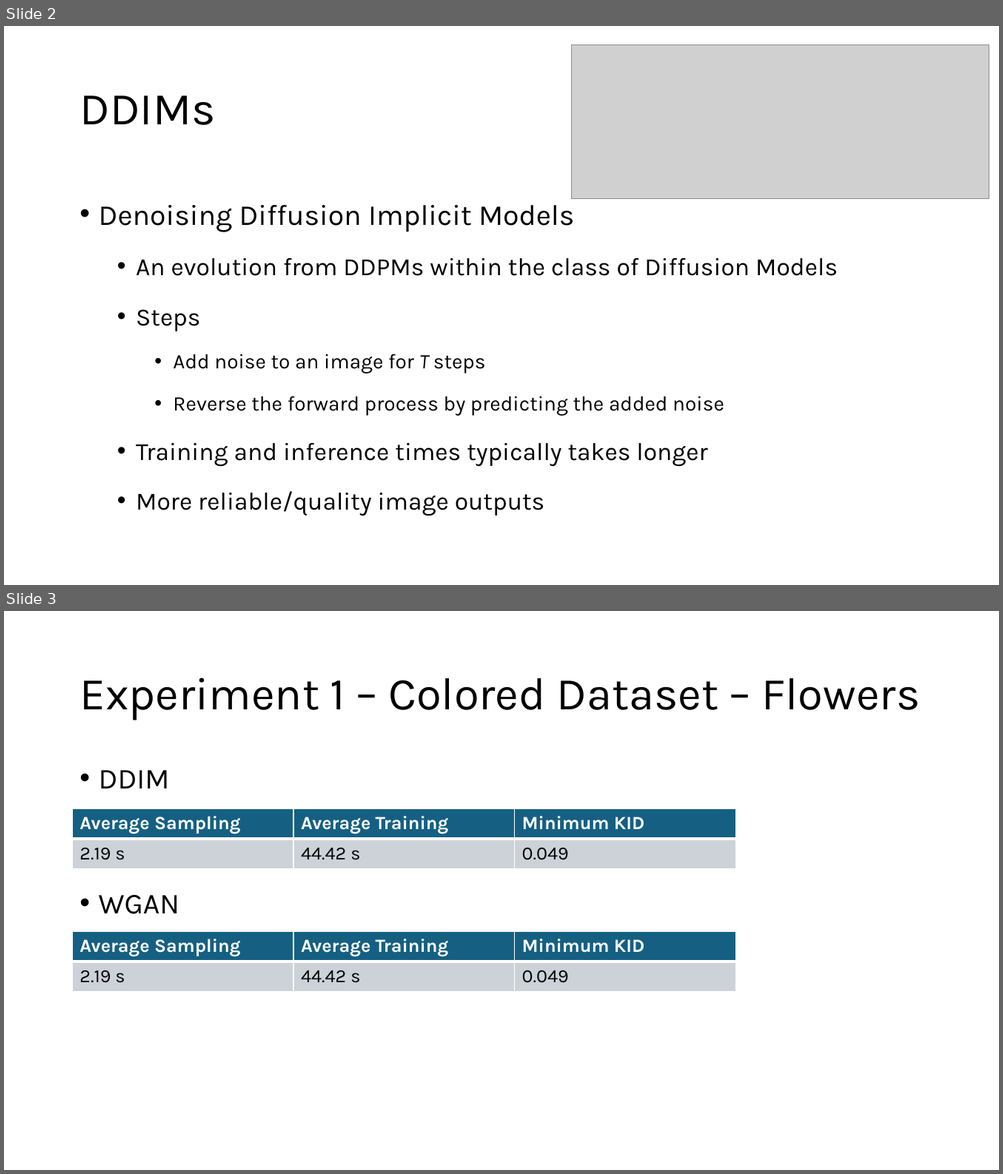
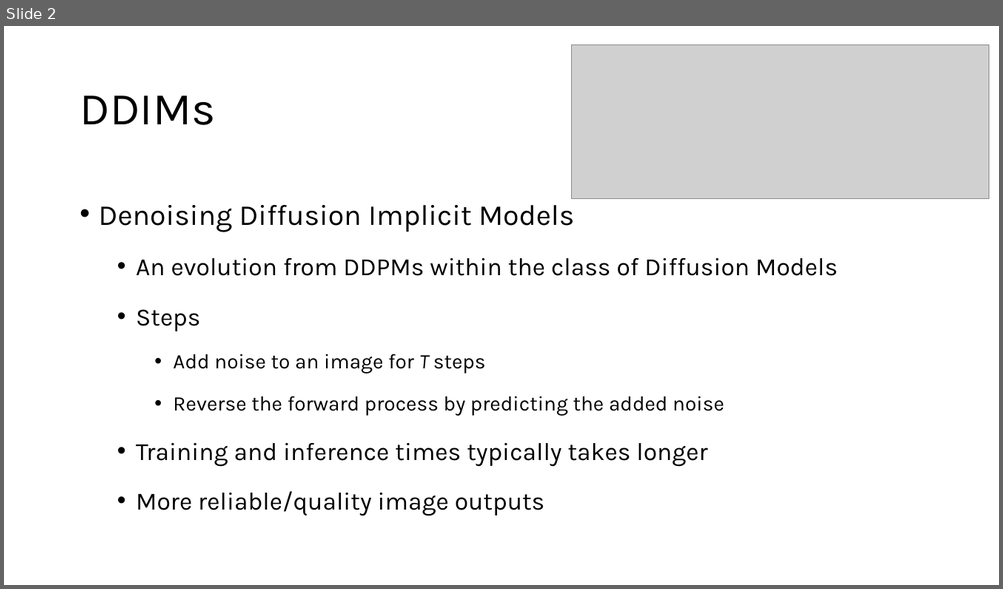
Before and after one commit to MMenser/DDIMvsGAN, a slide deck: Evaluating DDIMs in New Domains.pptx. Shown one above the other, each under a label of ours: slides 2 and 3 before the commit, slide 2 after it. The pictures are 1003x1174 and 1003x589 pixels, drawn with LibreOffice and Linux fonts; fonts in the diff are those of the drawing; grey boxes stand for pictures. Boxes give left, top, right and bottom in pixels: in the first picture for what was removed or moved away, otherwise in the second. Text is boxed around its words. In the diff, an @@ line names an element or a change of style, - is before the commit and + after.

```diff
--- a/Evaluating DDIMs in New Domains.pptx
+++ b/Evaluating DDIMs in New Domains.pptx
@@ slide 3 removed at [4, 611, 999, 1170], background #FFFFFF @@
@@ title removed at [79, 678, 919, 721] @@
-Experiment 1 – Colored Dataset – Flowers
@@ text removed at [99, 770, 180, 914] @@
-• DDIM
-• WGAN
@@ table removed at [73, 809, 735, 869], 2 rows, 3 columns @@
-Average Sampling | Average Training | Minimum KID
-2.19 s | 44.42 s | 0.049
@@ table removed at [73, 932, 735, 992], 2 rows, 3 columns @@
-Average Sampling | Average Training | Minimum KID
-2.19 s | 44.42 s | 0.049
```
Also in this commit, not shown: 6 slides added, 1 other slide removed.
